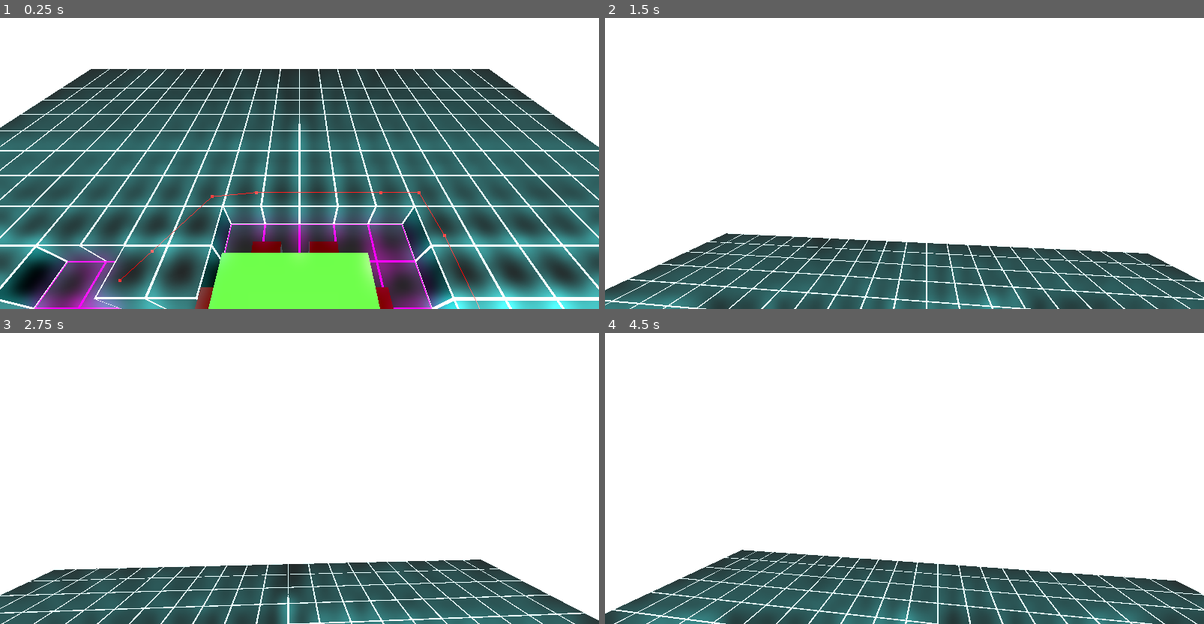
Above: before the commit, frames 1-4 (two rows, left to right).
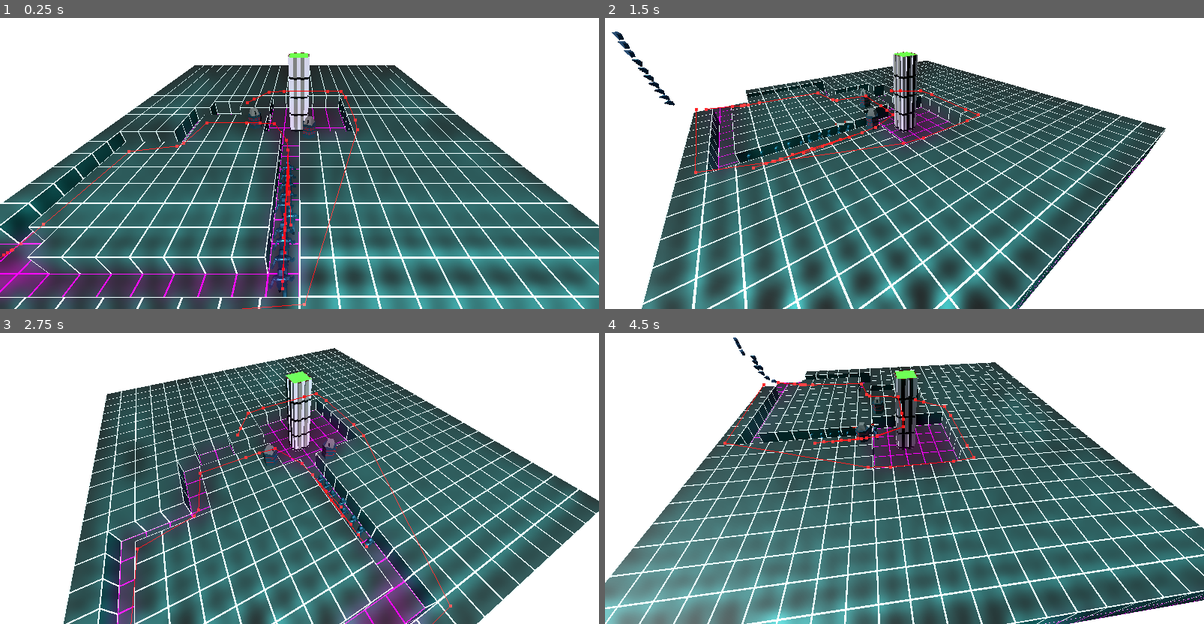
Above: after the commit, the same moments.

Repository: StefanHolst/LD57
Game: Godot game, scene res://Game.tscn
Two runs of this game, one before a commit and one after it. Both use one fixed random seed, a clock stepped at 60 frames per second and the inputs below.
Inputs (mouse positions are in pixels of both pictures, inside the frame that each line leads up to):
- Up to frame 1 (0.25 s): no input
- Up to frame 2 (1.5 s): tap Enter at 0.5 s; move the mouse to (934, 140) at 0.52 s; move the mouse to (874, 143) at 1.27 s
- Up to frame 3 (2.75 s): move the mouse to (311, 449) at 2.02 s
- Up to frame 4 (4.5 s): move the mouse to (898, 461) at 2.77 s; move the mouse to (946, 461) at 3.52 s; move the mouse to (856, 452) at 4.27 s

The runs differ from the first frame. In frame 1, 51% of the frame differs, in the area x 0-100%, y 11-100%; in frame 2, 51%; in frame 3, 55%; in frame 4, 59%, in the area x 0-100%, y 1-100%.

Commit message:
Fixed mouse support

Diff:
--- a/Game.tscn
+++ b/Game.tscn
@@ -12,7 +12,7 @@
 script = ExtResource("1_wbfu4")
 
 [node name="Camera3D" type="Camera3D" parent="."]
-transform = Transform3D(1, 0, 0, 0, 0.72861, 0.684929, 0, -0.684929, 0.72861, 0, 14.3297, 0)
+transform = Transform3D(1, 0, 0, 0, 0.72861, 0.684929, 0, -0.684929, 0.72861, 0, 82.9404, 0)
 script = ExtResource("2_xkndl")
 
 [node name="DirectionalLight3D" type="DirectionalLight3D" parent="."]
--- a/camera_3d.gd
+++ b/camera_3d.gd
@@ -1,45 +1,47 @@
 extends Camera3D
 
-@export var mouse_sensitivity: float = 0.1  # Degrees per pixel
-@export var move_speed: float = 5.0
-@export var fast_multiplier: float = 3.0
+@export var target: Vector3 = Vector3.ZERO
+@export var distance := 30.0
+@export var min_distance := 20.0
+@export var max_distance := 150.0
+@export var zoom_speed := 1.0
+@export var rotate_speed := 0.01
+@export var vertical_angle_limit := Vector2(0.4, 1.2) # radians (~-70 to +70 degrees)
 
-var rotation_x := 0.0  # pitch
-var rotation_y := 0.0  # yaw
+var horizontal_angle := 0.0
+var vertical_angle := 0.6
+var rotating := false
 
 func _ready():
 	Input.set_mouse_mode(Input.MOUSE_MODE_CAPTURED)
 
 func _input(event):
+	# Rotating the mouse
 	if event is InputEventMouseMotion:
-		rotation_y -= event.relative.x * mouse_sensitivity
-		rotation_x -= event.relative.y * mouse_sensitivity
-		rotation_x = clamp(rotation_x, -89.9, 89.9)  # Prevent flipping
-		rotation_degrees = Vector3(rotation_x, rotation_y, 0)
+		horizontal_angle -= event.relative.x * rotate_speed
+		vertical_angle = clamp(vertical_angle - event.relative.y * rotate_speed,
+							   vertical_angle_limit.x, vertical_angle_limit.y)
+
+	# Zoom on scroll
+	if event is InputEventMouseButton and event.button_index == MOUSE_BUTTON_WHEEL_UP:
+		distance = max(min_distance, distance - zoom_speed)
+	elif event is InputEventMouseButton and event.button_index == MOUSE_BUTTON_WHEEL_DOWN:
+		distance = min(max_distance, distance + zoom_speed)
+	elif event is InputEventPanGesture:
+		# Negative y is zoom in, positive y is zoom out
+		distance = clamp(distance + event.delta.y * 0.05, min_distance, max_distance)
 
 	if event is InputEventKey and event.pressed:
 		if event.keycode == KEY_ESCAPE:
 			Input.set_mouse_mode(Input.MOUSE_MODE_VISIBLE)
 
 func _process(delta):
-	var direction := Vector3.ZERO
+	# Calculate spherical offset from angles and distance
+	var offset = Vector3(
+		distance * cos(vertical_angle) * sin(horizontal_angle),
+		distance * sin(vertical_angle),
+		distance * cos(vertical_angle) * cos(horizontal_angle)
+	)
 
-	#if Input.is_action_pressed("move_forward"):
-		#direction -= transform.basis.z
-	#if Input.is_action_pressed("move_backward"):
-		#direction += transform.basis.z
-	#if Input.is_action_pressed("move_left"):
-		#direction -= transform.basis.x
-	#if Input.is_action_pressed("move_right"):
-		#direction += transform.basis.x
-	#if Input.is_action_pressed("move_up"):
-		#direction += transform.basis.y
-	#if Input.is_action_pressed("move_down"):
-		#direction -= transform.basis.y
-
-	var speed := move_speed
-	#if Input.is_action_pressed("move_fast"):
-		#speed *= fast_multiplier
-
-	if direction != Vector3.ZERO:
-		translate(direction.normalized() * speed * delta)
+	global_position = target + offset
+	look_at(target, Vector3.UP)
--- a/project.godot
+++ b/project.godot
@@ -15,6 +15,11 @@
 config/features=PackedStringArray("4.4", "Forward Plus")
 config/icon="res://icon.svg"
 
+[display]
+
+window/size/viewport_width=1920
+window/size/viewport_height=1080
+
 [dotnet]
 
 project/assembly_name="LD57"
